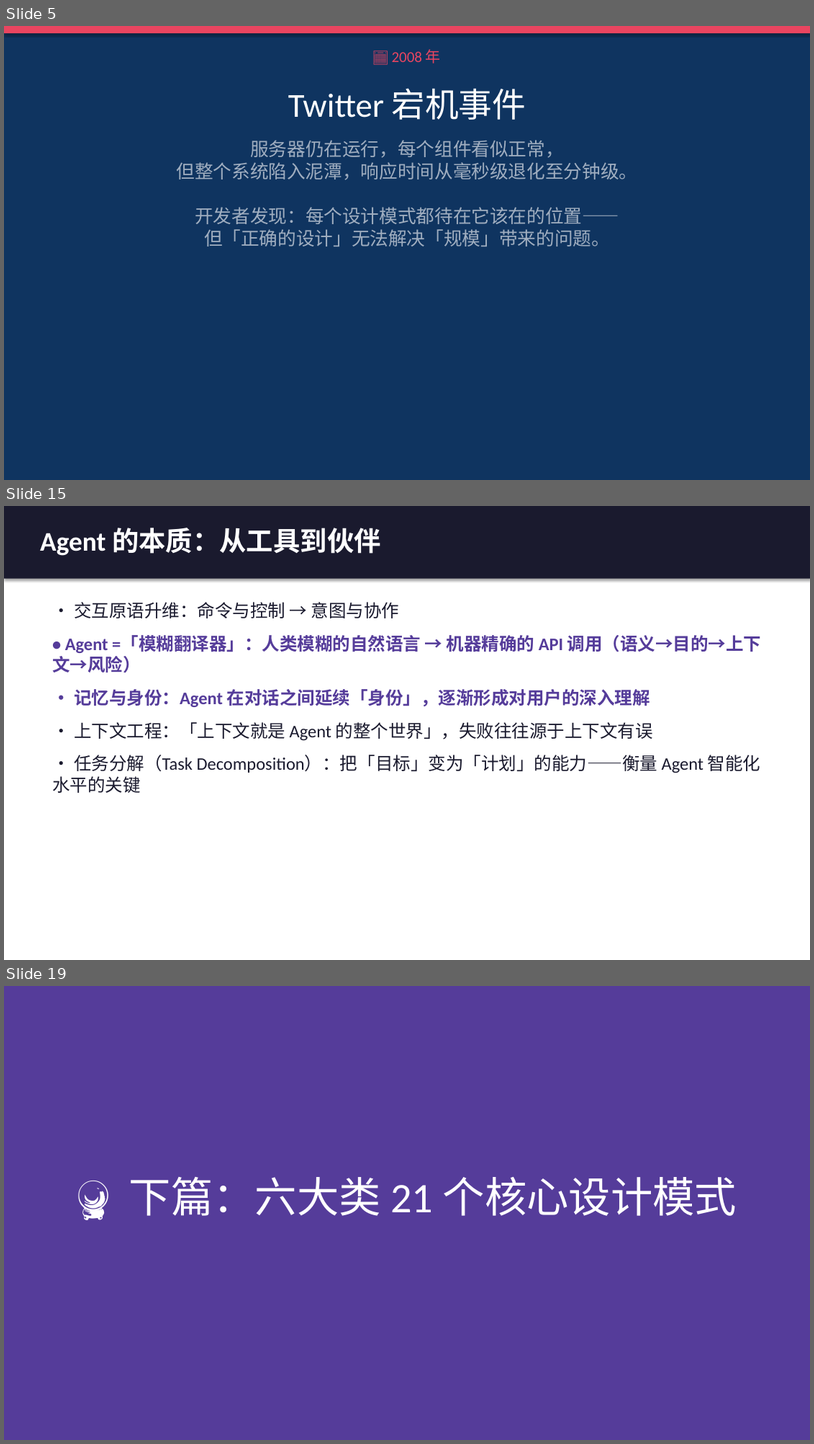
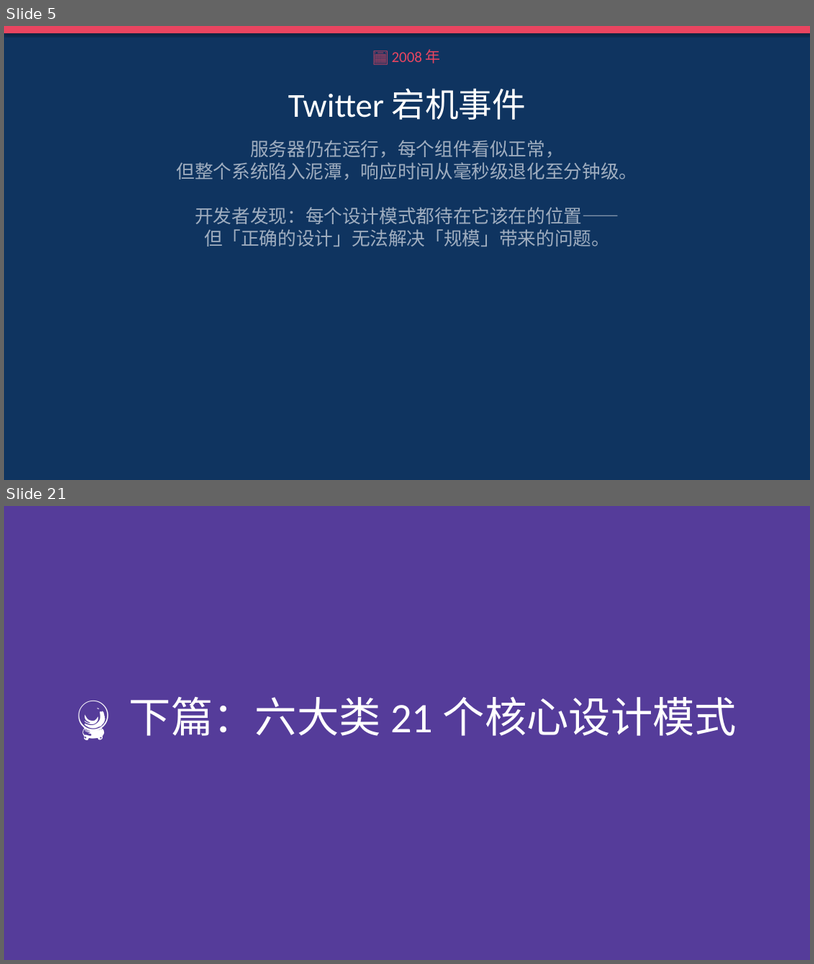
Before and after one commit to tanteng/blog, a slide deck: static/reports/agent-design-patterns-book-intro.pptx. Shown one above the other, each under a label of ours: slides 5, 15 and 19 before the commit, slides 5 and 21 after it; the slides between them are not shown. The pictures are 814x1444 and 814x964 pixels, drawn with LibreOffice and Linux fonts; fonts in the diff are those of the drawing. Boxes give left, top, right and bottom in pixels: in the first picture for what was removed or moved away, otherwise in the second. Text is boxed around its words. In the diff, an @@ line names an element or a change of style, - is before the commit and + after.

```diff
--- a/static/reports/agent-design-patterns-book-intro.pptx
+++ b/static/reports/agent-design-patterns-book-intro.pptx
@@ slide 15 removed at [4,506,810,960], background #FFFFFF @@
@@ rectangle removed at [4,506,810,960] @@
@@ rectangle removed at [4,506,810,579] @@
@@ text removed at [40,528,381,556] @@
-Agent 的本质：从工具到伙伴
@@ text removed at [52,602,762,793] @@
-• 交互原语升维：命令与控制 → 意图与协作
-• Agent =「模糊翻译器」：人类模糊的自然语言 → 机器精确的 API 调用（语义→目的→上下文→风险）
-• 记忆与身份：Agent 在对话之间延续「身份」，逐渐形成对用户的深入理解
-• 上下文工程：「上下文就是 Agent 的整个世界」，失败往往源于上下文有误
-• 任务分解（Task Decomposition）：把「目标」变为「计划」的能力——衡量 Agent 智能化水平的关键
@@ what was slide 19 is now slide 21 @@
```
Also in this commit, not shown: 19 slides changed, 6 slides added, 3 other slides removed.
